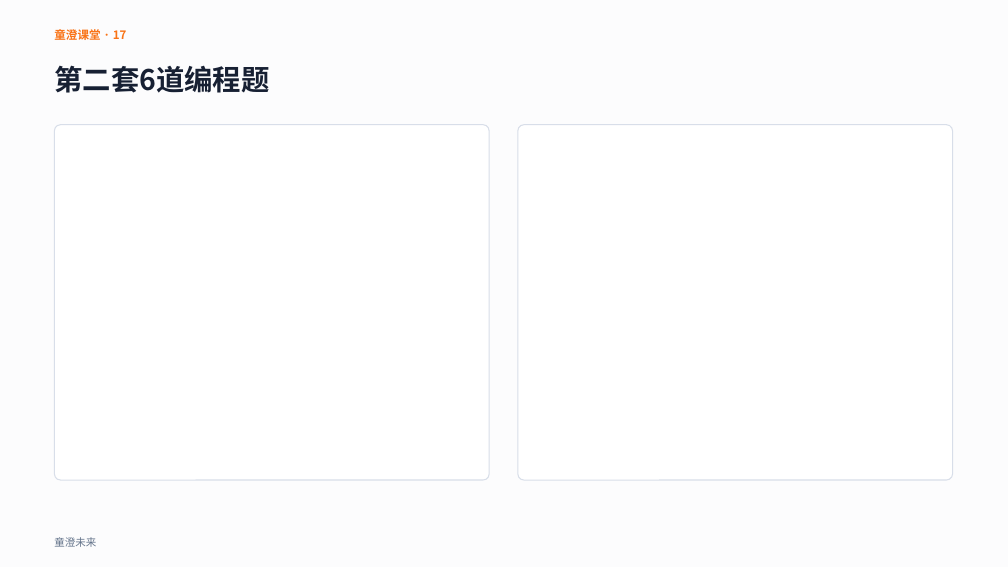
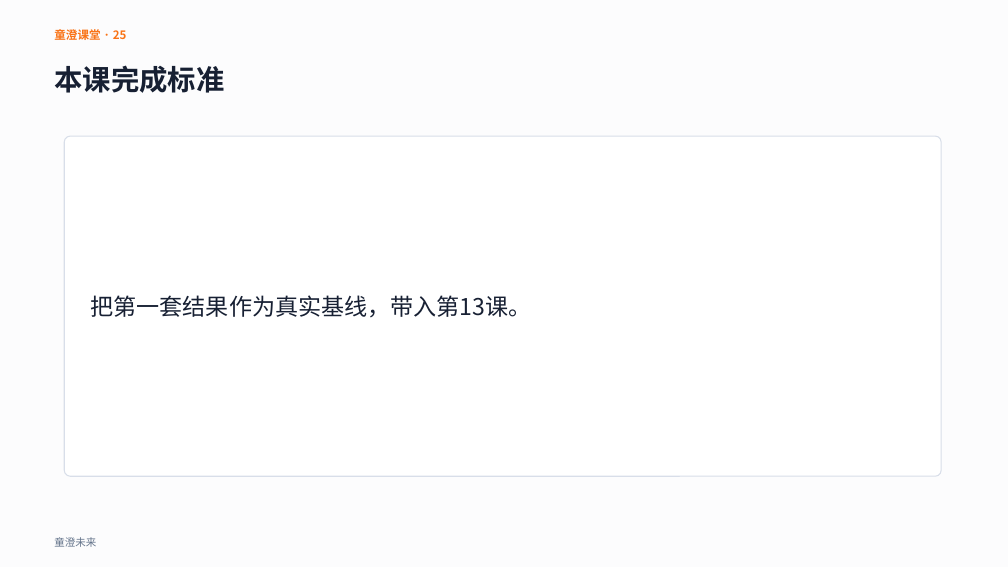
Before and after one commit to aotian/PilotDeck, a slide deck: slide 25 of workspaces/cie-cpp-level3/lesson-12/courseware.pptx (slide 17 before the commit). Drawn at 1008x567 pixels with LibreOffice and Linux fonts; fonts in the diff are those of the drawing. Boxes give left, top, right and bottom in pixels: in the first picture for what was removed or moved away, otherwise in the second. Text is boxed around its words. In the diff, an @@ line names an element or a change of style, - is before the commit and + after.

```diff
--- a/workspaces/cie-cpp-level3/lesson-12/courseware.pptx
+++ b/workspaces/cie-cpp-level3/lesson-12/courseware.pptx
@@ text at <box>54,27,127,43</box>: text changed @@
-童澄课堂 · 17
+童澄课堂 · 25
@@ text at <box>54,65,224,93</box>: text changed @@
-第二套6道编程题
+本课完成标准
@@ rounded rectangle: place and size @@
-rounded rectangle at <box>54,125,489,480</box>
+rounded rectangle at <box>64,136,941,476</box>
@@ rounded rectangle at <box>64,136,941,476</box>: proportions changed @@
@@ rounded rectangle removed at <box>518,125,953,480</box> @@
@@ text added at <box>91,295,532,318</box>, 22 pt, text #172033 @@
+把第一套结果作为真实基线，带入第13课。
```
Also in this commit, not shown: 11 other slides changed, 18 slides added, 13 slides removed, 26 other files.
